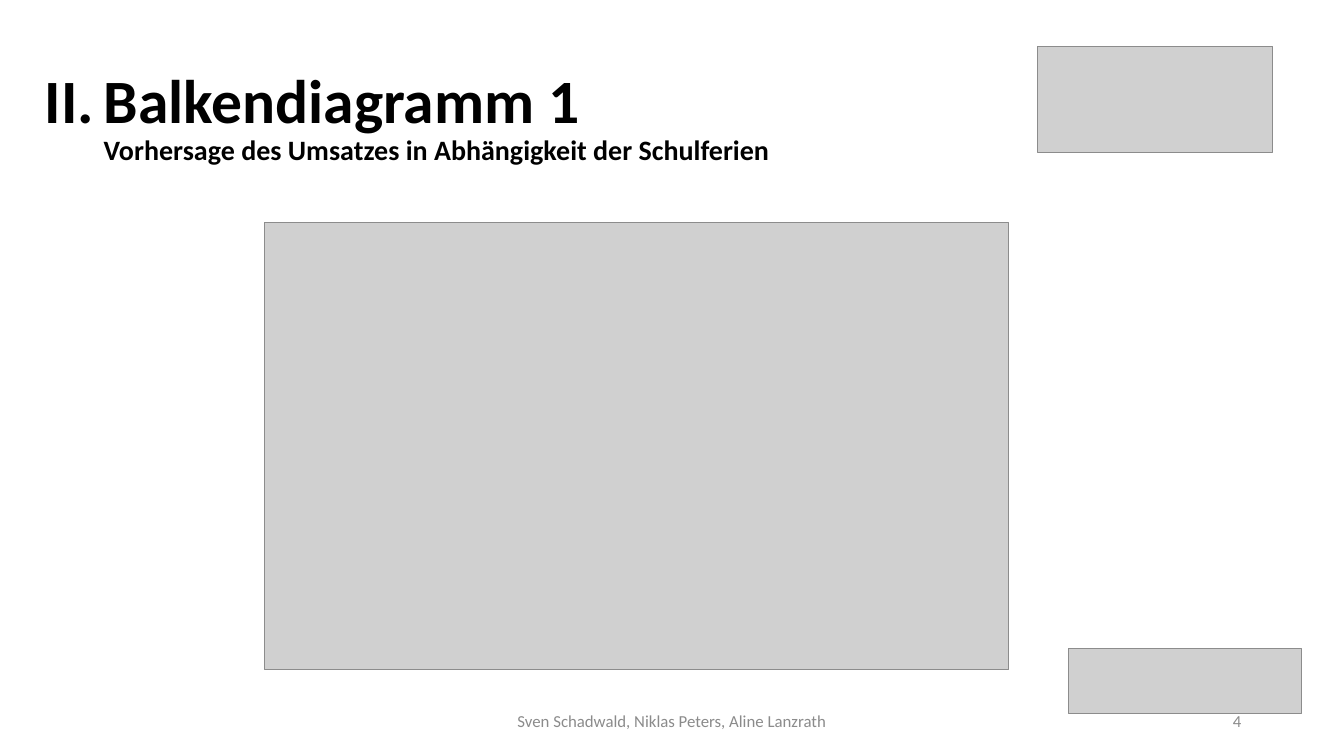
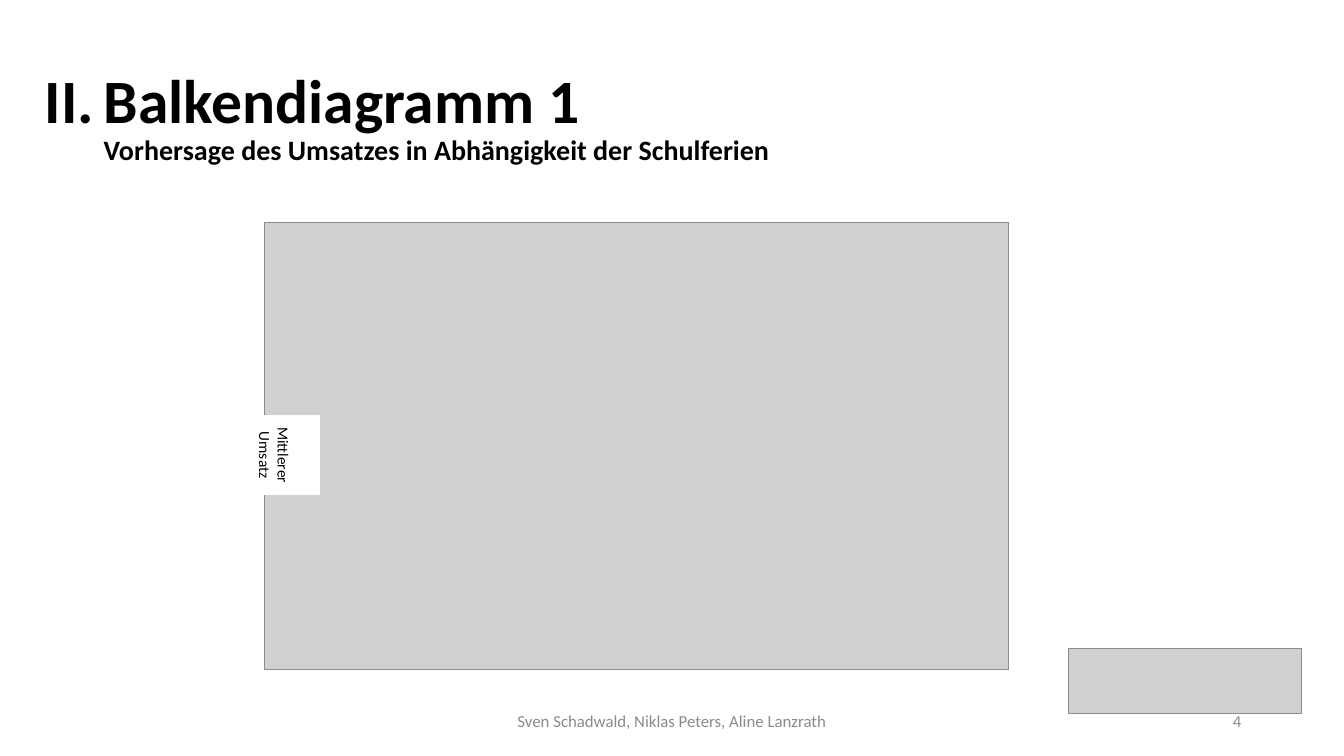
Before and after one commit to Nikiniksn/DataScience-Gruppe_02, a slide deck: slide 4 of Präsentation Gruppe 2.pptx. Drawn at 1344x756 pixels with LibreOffice and Linux fonts; fonts in the diff are those of the drawing; grey boxes stand for pictures. Boxes give left, top, right and bottom in pixels: in the first picture for what was removed or moved away, otherwise in the second. Text is boxed around its words. In the diff, an @@ line names an element or a change of style, - is before the commit and + after.

```diff
--- a/Präsentation Gruppe 2.pptx
+++ b/Präsentation Gruppe 2.pptx
@@ picture removed at (1037,46,1273,152) @@
@@ rectangle added at (229,416,319,495), fill #FFFFFF, outline #FFFFFF 1 pt, 11 pt, text #000000 @@
+Mittlerer Umsatz
```
Also in this commit, not shown: 5 other slides changed, 1 slide added.
